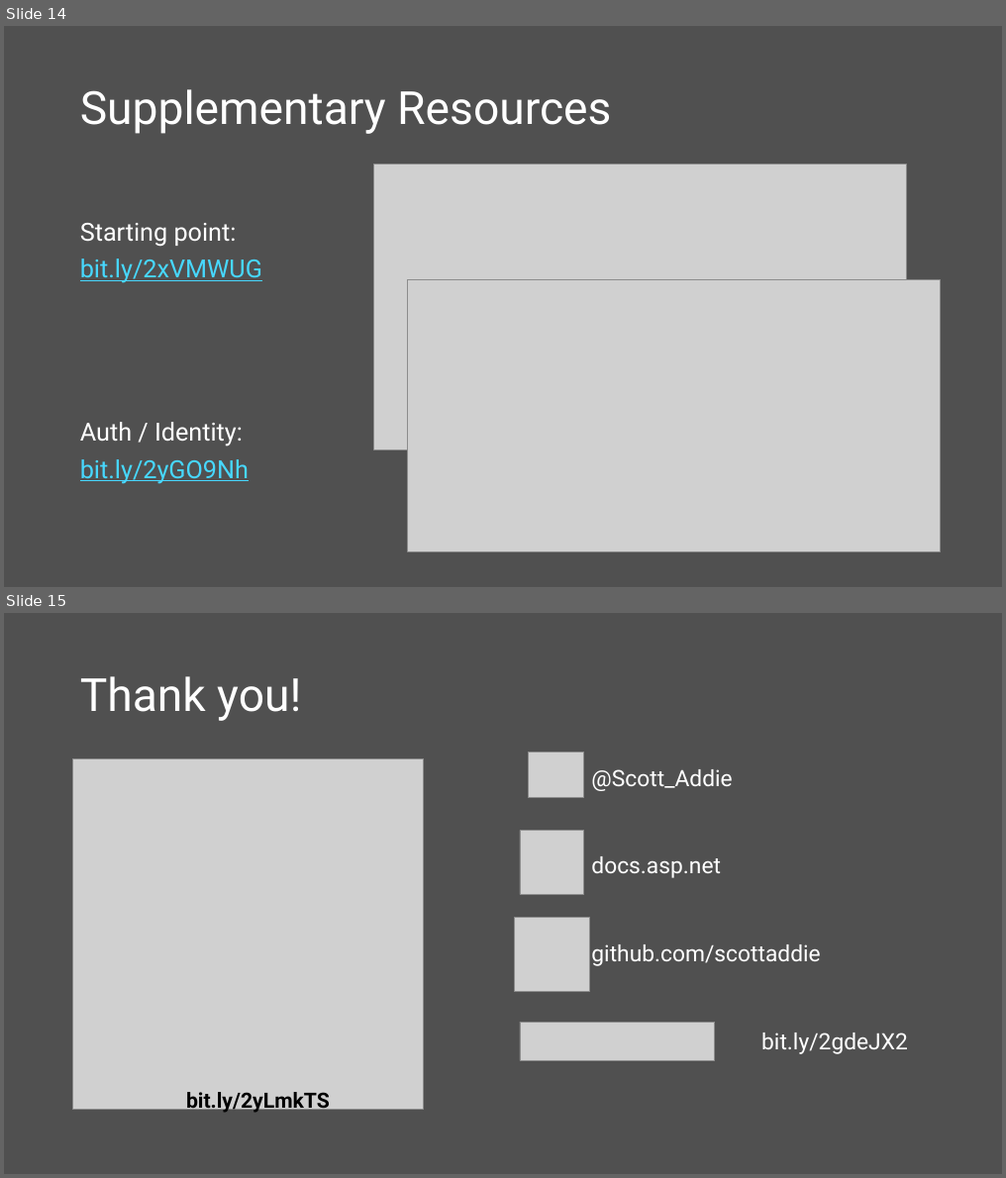
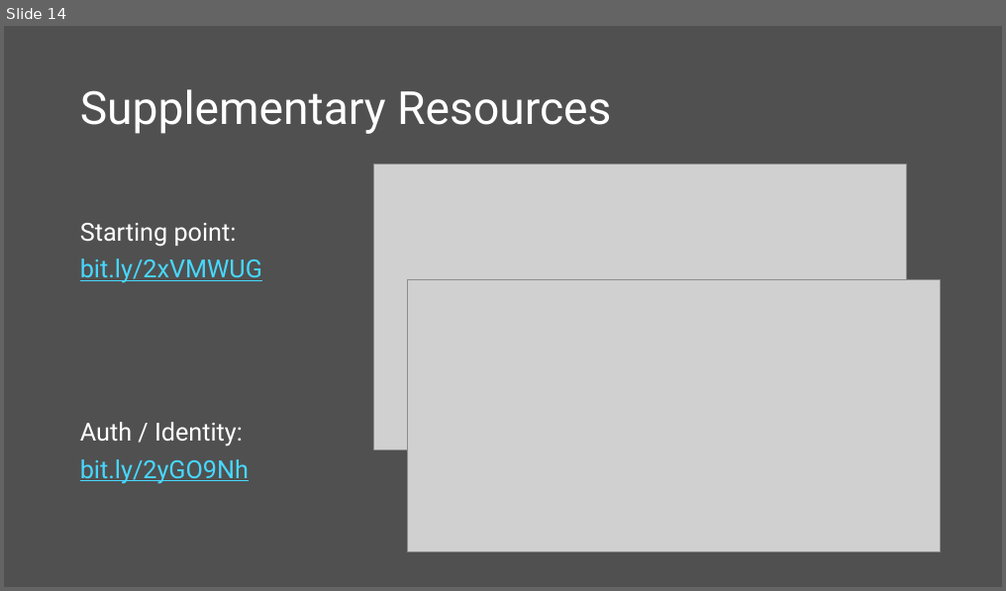
Before and after one commit to scottaddie/slide-decks, a slide deck: Whats New in ASP.NET Core 2.0.pptx. Shown one above the other, each under a label of ours: slides 14 and 15 before the commit, slide 14 after it. The pictures are 1006x1178 and 1006x591 pixels, drawn with LibreOffice and Linux fonts; fonts in the diff are those of the drawing; grey boxes stand for pictures. Boxes give left, top, right and bottom in pixels: in the first picture for what was removed or moved away, otherwise in the second. Text is boxed around its words. In the diff, an @@ line names an element or a change of style, - is before the commit and + after.

Commit message:
Change last slide

```diff
--- a/Whats New in ASP.NET Core 2.0.pptx
+++ b/Whats New in ASP.NET Core 2.0.pptx
@@ slide 15 removed at [4, 613, 1002, 1174], background #505050 @@
@@ title removed at [80, 676, 301, 721] @@
-Thank you!
@@ picture removed at [73, 759, 424, 1110] @@
@@ picture removed at [528, 753, 584, 798] @@
@@ text removed at [591, 769, 908, 1055] @@
-@Scott_Addie
-docs.asp.net
-github.com/scottaddie
-bit.ly/2gdeJX2
@@ picture removed at [520, 830, 584, 894] @@
@@ picture removed at [515, 917, 589, 992] @@
@@ picture removed at [520, 1022, 715, 1060] @@
@@ text removed at [186, 1092, 330, 1114] @@
-bit.ly/2yLmkTS
```
Also in this commit, not shown: 1 slide added.
